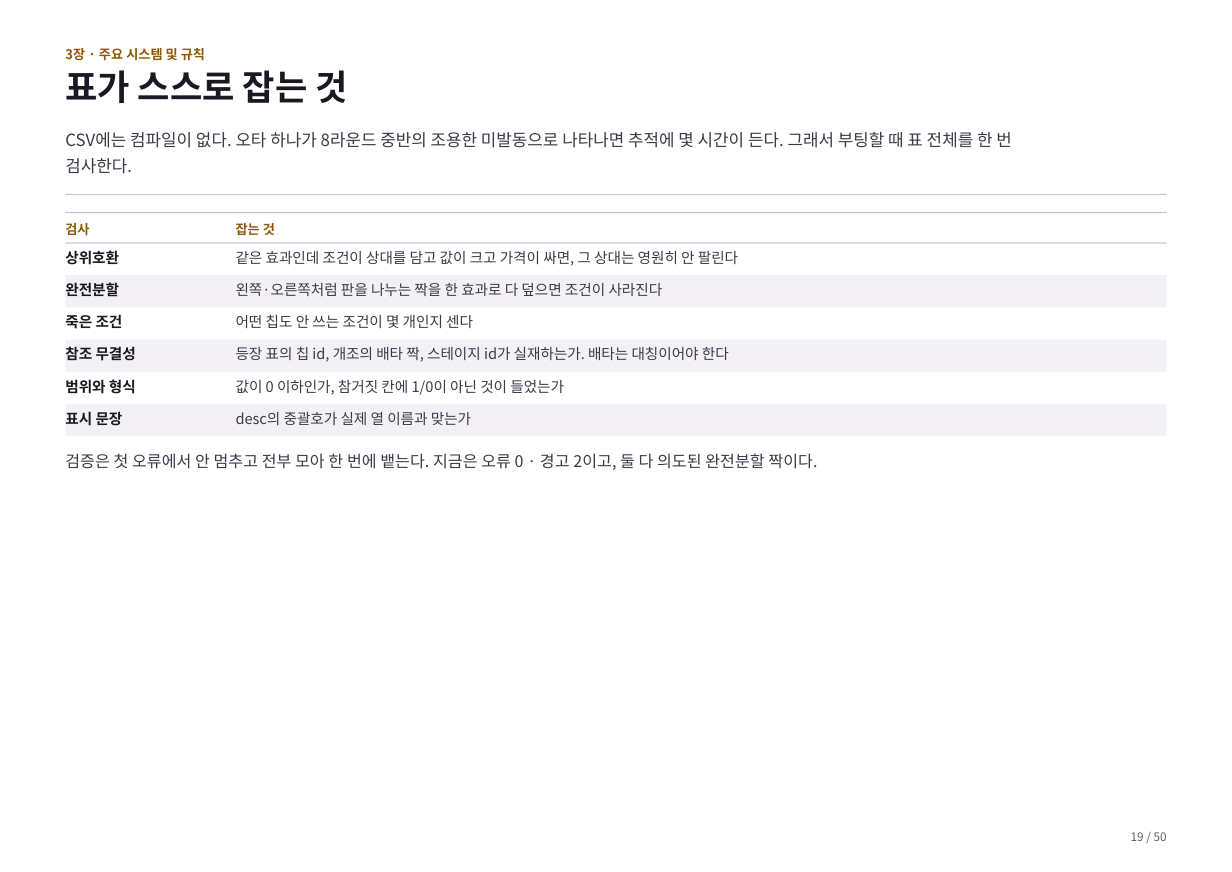
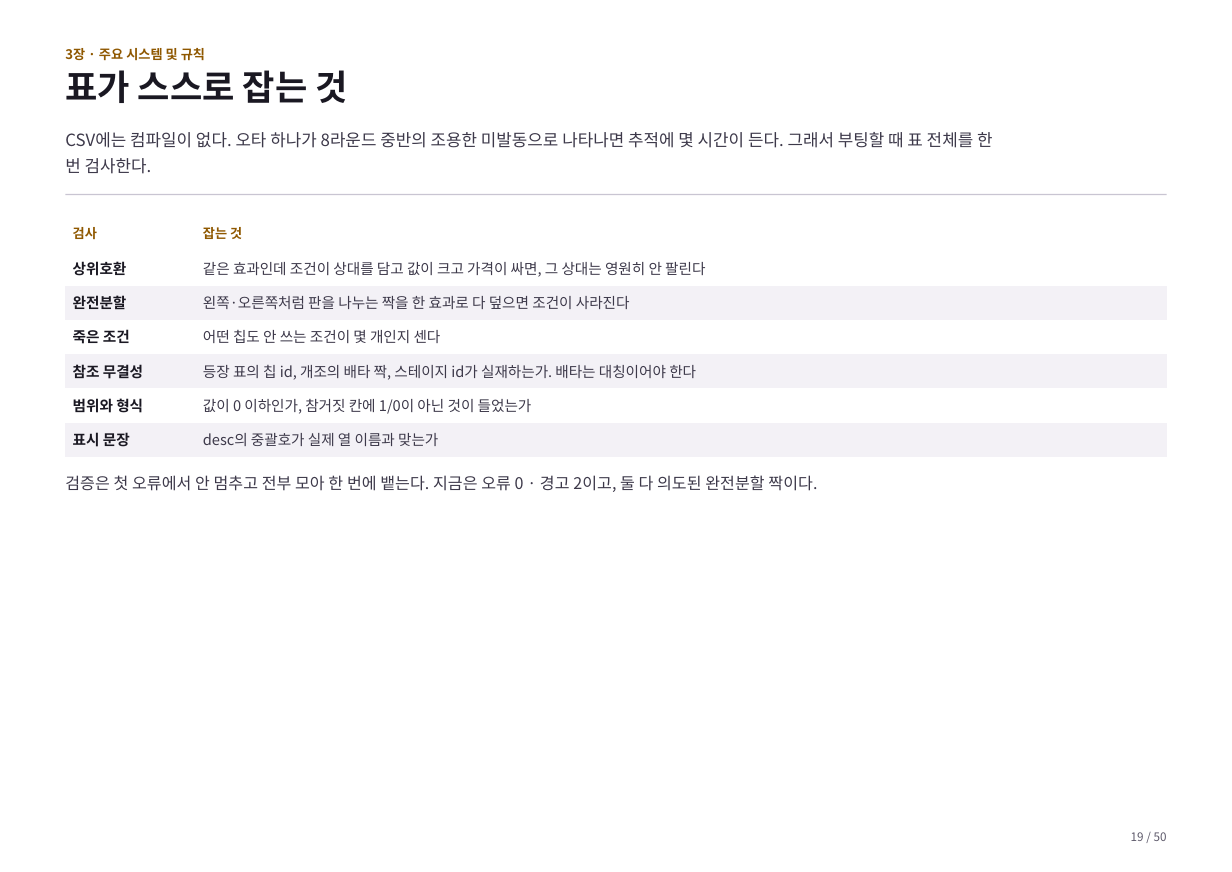
Before and after one commit to GGbong69/test-03, a slide deck: slide 19 of docs/기획서.pptx. Drawn at 1232x872 pixels with LibreOffice and Linux fonts; fonts in the diff are those of the drawing. Boxes give left, top, right and bottom in pixels: in the first picture for what was removed or moved away, otherwise in the second. Text is boxed around its words. In the diff, an @@ line names an element or a change of style, - is before the commit and + after.

```diff
--- a/docs/기획서.pptx
+++ b/docs/기획서.pptx
@@ text at [65,132,992,148]: text changed @@
-CSV에는 컴파일이 없다. 오타 하나가 8라운드 중반의 조용한 미발동으로 나타나면 추적에 몇 시간이 든다. 그래서 부팅할 때 표 전체를 한 번 검사한다.
+CSV에는 컴파일이 없다. 오타 하나가 8라운드 중반의 조용한 미발동으로 나타나면 추적에 몇 시간이 든다. 그래서 부팅할 때 표 전체를 한
+번 검사한다.
@@ rectangle removed at [65,212,1167,213] @@
@@ text removed at [65,223,89,236] @@
-검사
@@ table added at [65,217,1167,456], 7 rows, 2 columns @@
+검사 | 잡는 것
+상위호환 | 같은 효과인데 조건이 상대를 담고 값이 크고 가격이 싸면, 그 상대는 영원히 안 팔린다
+완전분할 | 왼쪽·오른쪽처럼 판을 나누는 짝을 한 효과로 다 덮으면 조건이 사라진다
+죽은 조건 | 어떤 칩도 안 쓰는 조건이 몇 개인지 센다
+참조 무결성 | 등장 표의 칩 id, 개조의 배타 짝, 스테이지 id가 실재하는가. 배타는 대칭이어야 한다
+범위와 형식 | 값이 0 이하인가, 참거짓 칸에 1/0이 아닌 것이 들었는가
+표시 문장 | desc의 중괄호가 실제 열 이름과 맞는가
@@ text removed at [236,223,275,235] @@
-잡는 것
@@ rectangle removed at [65,242,1167,243] @@
@@ text removed at [65,250,119,265] @@
-상위호환
@@ text removed at [236,251,738,266] @@
-같은 효과인데 조건이 상대를 담고 값이 크고 가격이 싸면, 그 상대는 영원히 안 팔린다
@@ rectangle removed at [65,275,1167,307] @@
@@ text removed at [65,282,119,296] @@
-완전분할
@@ text removed at [236,283,663,296] @@
-왼쪽·오른쪽처럼 판을 나누는 짝을 한 효과로 다 덮으면 조건이 사라진다
@@ text removed at [65,314,123,329] @@
-죽은 조건
@@ text removed at [236,314,473,328] @@
-어떤 칩도 안 쓰는 조건이 몇 개인지 센다
@@ rectangle removed at [65,339,1167,371] @@
@@ text removed at [65,346,136,361] @@
-참조 무결성
@@ text removed at [236,347,729,362] @@
-등장 표의 칩 id, 개조의 배타 짝, 스테이지 id가 실재하는가. 배타는 대칭이어야 한다
@@ text removed at [65,379,136,394] @@
-범위와 형식
@@ text removed at [236,380,564,395] @@
-값이 0 이하인가, 참거짓 칸에 1/0이 아닌 것이 들었는가
@@ rectangle removed at [65,404,1167,435] @@
@@ text removed at [65,411,123,426] @@
-표시 문장
@@ text removed at [236,412,471,425] @@
-desc의 중괄호가 실제 열 이름과 맞는가
@@ text "검증은 첫 오류에서 안 멈추고 ...": place and size @@
-text "검증은 첫 오류에서 안 멈추고 ..." at [65,453,817,470]
+text "검증은 첫 오류에서 안 멈추고 ..." at [65,475,817,492]
```
Also in this commit, not shown: 49 other slides changed, 1 other file.
